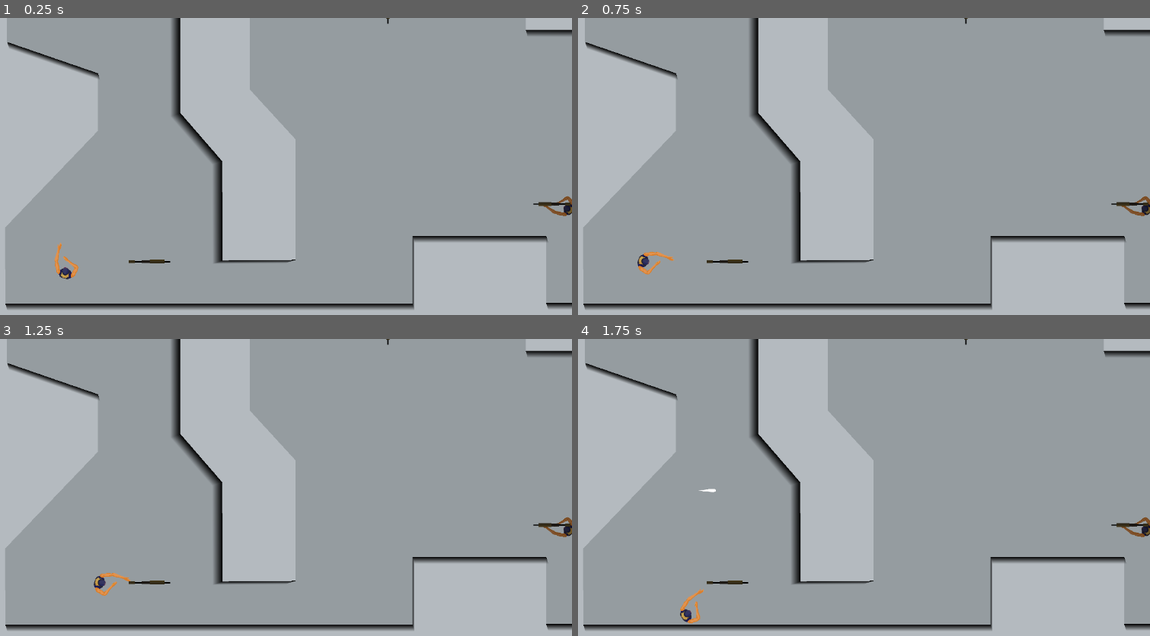
Above: before the commit, frames 1-4 (two rows, left to right).
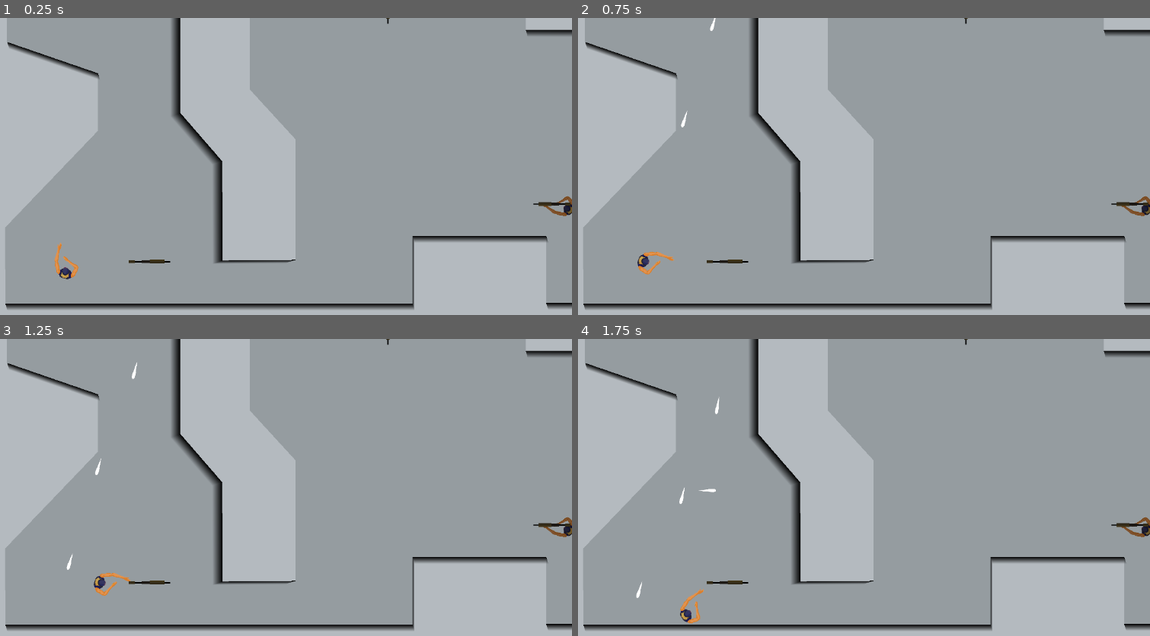
Above: after the commit, the same moments.

Repository: nelsonwenner/godot-topdown-shooter
Game: Godot game, scene res://src/scenes/levels/LevelOne.tscn
Same seed, same stepped clock (60 frames per second), same inputs: the game is played once before the commit and once after it. This scene is started directly instead of the project's main scene. The engine's default icon, where the game draws it, is replaced by a stand-in: a white triangle on a blue panel in a dark square.
Inputs (mouse positions are in pixels of both pictures, inside the frame that each line leads up to):
- Up to frame 1 (0.25 s): no input
- Up to frame 2 (0.75 s): tap Enter at 0.5 s; move the mouse to (978, 172) at 0.52 s; hold D (player_right) from 0.53 s (still down); tap E (pickup) at 0.6 s
- Up to frame 3 (1.25 s): keep holding D (player_right)
- Up to frame 4 (1.75 s): move the mouse to (721, 526) at 1.27 s; release D (player_right) at 1.28 s; hold S (player_down) from 1.28 s (still down); click (721, 526) at 1.35 s

Frame 1 is identical in both runs. In frame 2, less than 0.1% of the frame differs, in the area x 17-25%, y 0-37%; in frame 3, less than 0.1%, in the area x 11-24%, y 7-78%; in frame 4, less than 0.1%.

Commit message:
refat: icreasing radius to detection player

Diff:
--- a/src/scenes/enemies/Enemy.tscn
+++ b/src/scenes/enemies/Enemy.tscn
@@ -20,11 +20,6 @@
 
 [sub_resource type="SpriteFrames" id=2]
 animations = [ {
-"frames": [ ExtResource( 14 ), ExtResource( 9 ), ExtResource( 6 ), ExtResource( 16 ), ExtResource( 7 ), ExtResource( 17 ) ],
-"loop": true,
-"name": "blood2",
-"speed": 8.0
-}, {
 "frames": [ ExtResource( 8 ), ExtResource( 13 ), ExtResource( 15 ), ExtResource( 10 ), ExtResource( 11 ), ExtResource( 12 ) ],
 "loop": true,
 "name": "blood1",
@@ -33,6 +28,11 @@
 "frames": [ ExtResource( 12 ), ExtResource( 11 ), ExtResource( 10 ), ExtResource( 13 ), ExtResource( 15 ) ],
 "loop": true,
 "name": "blodedeath",
+"speed": 8.0
+}, {
+"frames": [ ExtResource( 14 ), ExtResource( 9 ), ExtResource( 6 ), ExtResource( 16 ), ExtResource( 7 ), ExtResource( 17 ) ],
+"loop": true,
+"name": "blood2",
 "speed": 8.0
 } ]
 
@@ -46,14 +46,13 @@
 __meta__ = {
 "_edit_group_": true
 }
-detect_radius = 3500
+detect_radius = 10000
 
 [node name="Sprite" type="Sprite" parent="."]
 self_modulate = Color( 0.560784, 0.560784, 0.560784, 1 )
 texture = ExtResource( 1 )
 
 [node name="Collision" type="CollisionShape2D" parent="."]
-visible = false
 shape = SubResource( 1 )
 
 [node name="ShootWeaponTime" type="Timer" parent="."]
